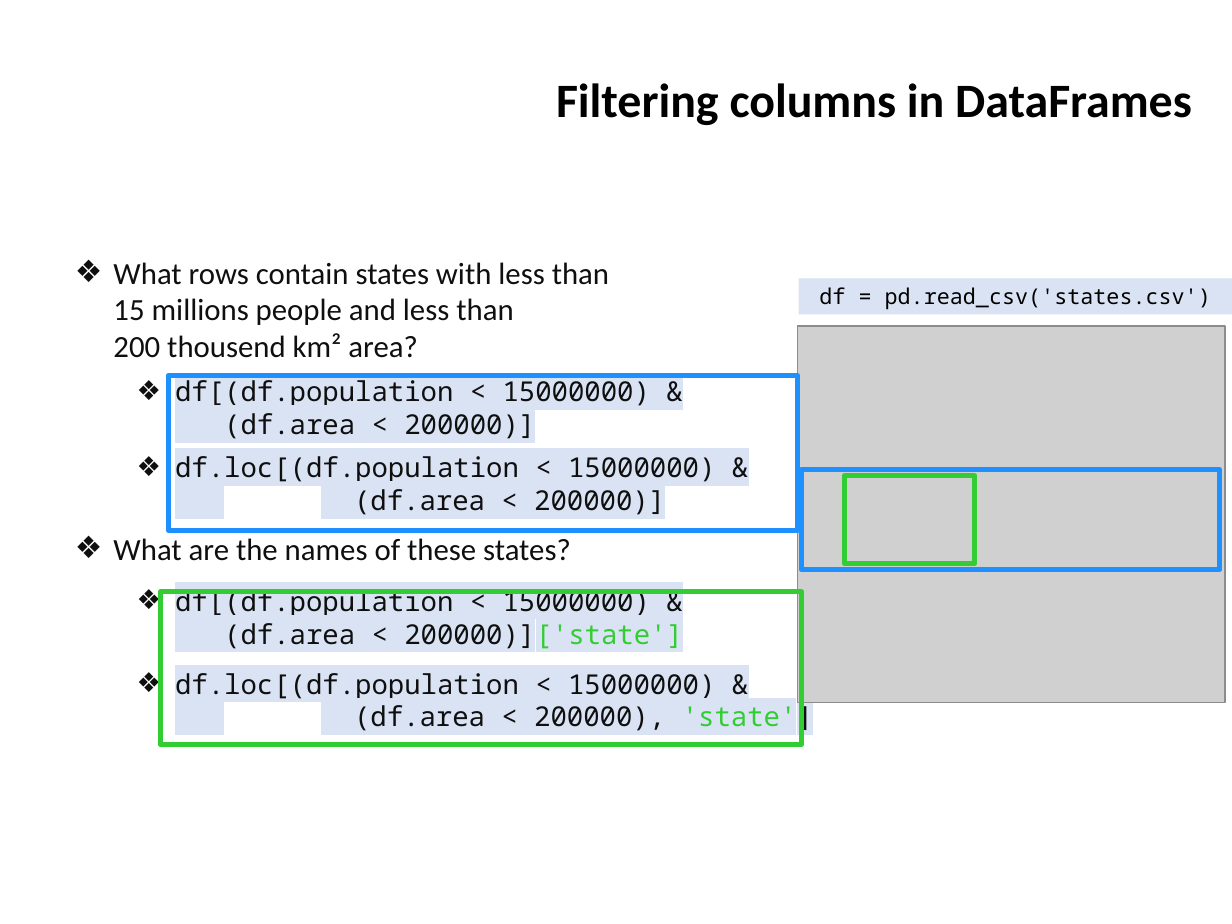
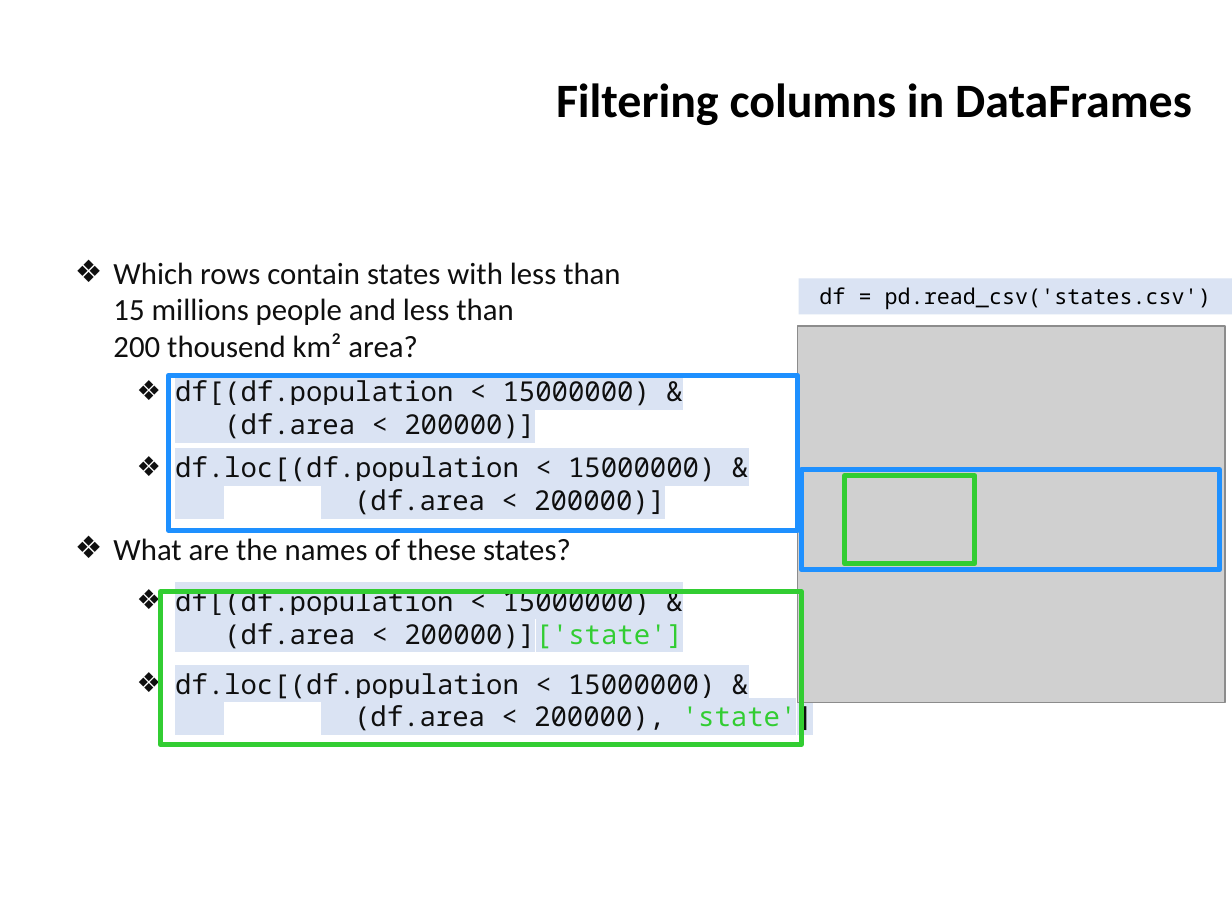
Before and after one commit to ifromm/fcsp, a slide deck: slide 24 of Slides/unit_8_prog_5.pptx. Drawn at 1232x924 pixels with LibreOffice and Linux fonts; fonts in the diff are those of the drawing; grey boxes stand for pictures; background and template pictures are left out. Boxes give left, top, right and bottom in pixels: in the first picture for what was removed or moved away, otherwise in the second. Text is boxed around its words. In the diff, an @@ line names an element or a change of style, - is before the commit and + after.

```diff
--- a/Slides/unit_8_prog_5.pptx
+++ b/Slides/unit_8_prog_5.pptx
@@ text at [113, 262, 620, 358]: text changed @@
-  ❖ What rows contain states with less than
-    15 millions people and less than
-    200 thousend km² area?
+  ❖ Which rows contain states with less than
+    15 millions people and less than
+    200 thousend km² area?
```
Also in this commit, not shown: 7 other slides changed.
